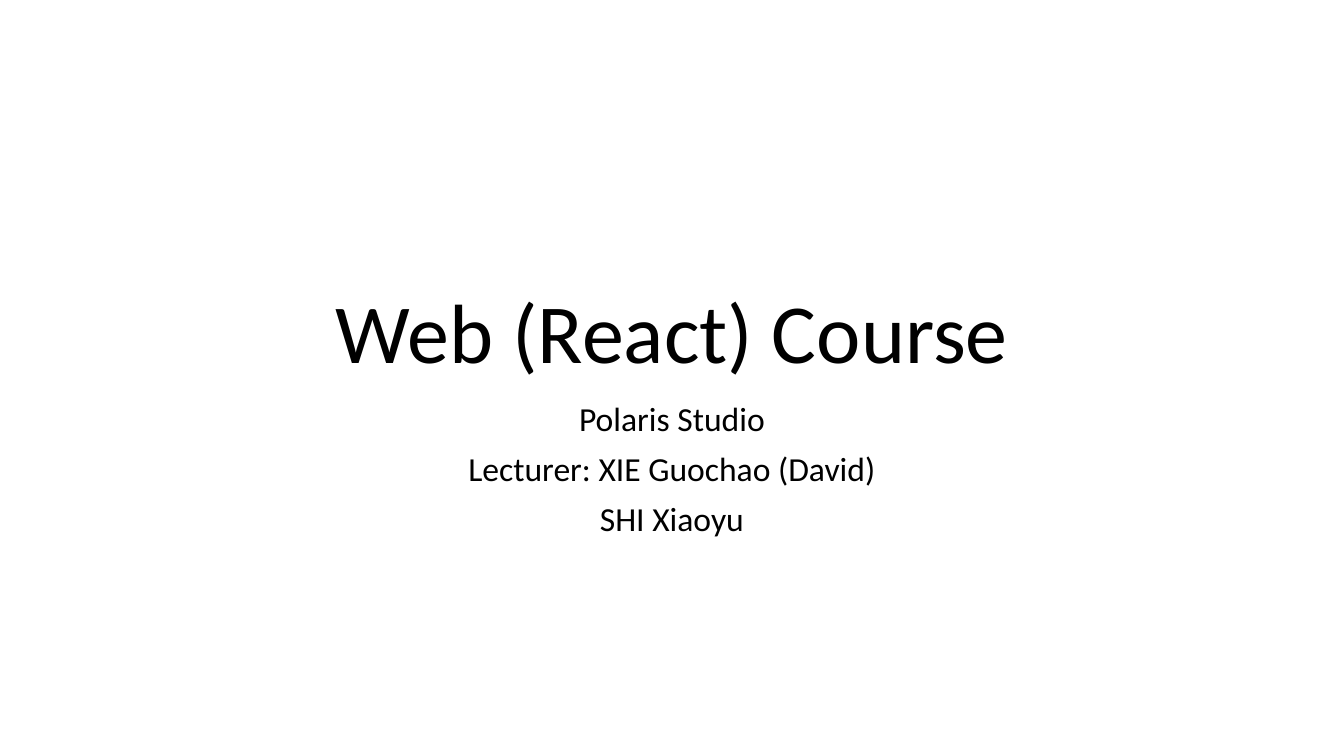
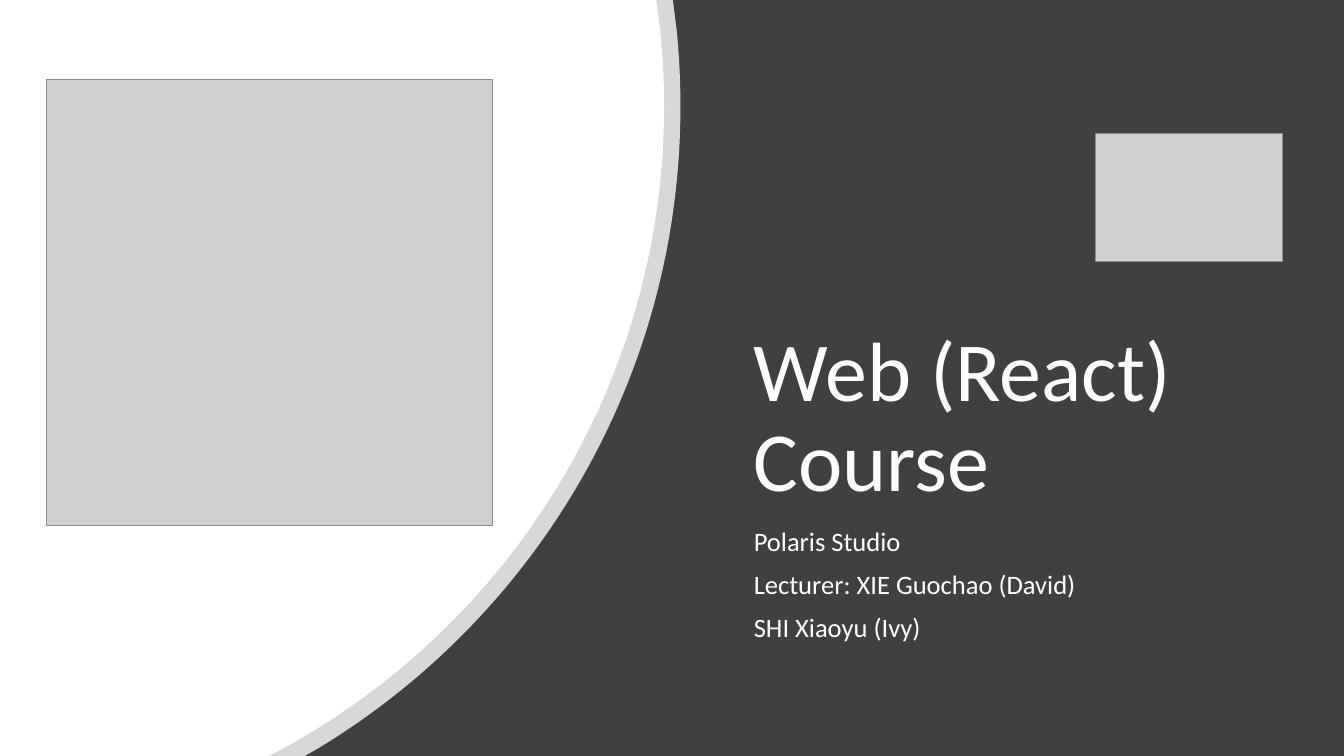
Before and after one commit to PolarisStudio/LGUReact, a slide deck: slide 1 of L1.pptx. Drawn at 1344x756 pixels with LibreOffice and Linux fonts; fonts in the diff are those of the drawing; grey boxes stand for pictures. Boxes give left, top, right and bottom in pixels: in the first picture for what was removed or moved away, otherwise in the second. Text is boxed around its words. In the diff, an @@ line names an element or a change of style, - is before the commit and + after.

Commit message:
L1

```diff
--- a/L1.pptx
+++ b/L1.pptx
@@ rectangle added at (0,0,1344,756), fill #404040 @@
@@ freeform shape added at (0,0,681,756), fill #FFFFFF at 80% opacity @@
@@ freeform shape added at (0,0,664,756), fill #FFFFFF @@
@@ picture added at (46,80,493,526) @@
@@ picture added at (1096,133,1282,262) @@
@@ title "Web (React) Course": place and size @@
-title "Web (React) Course" at (336,301,1008,375)
+title "Web (React) Course" at (754,340,1171,492)
@@ title "Web (React) Course" at (754,340,1171,492): text colour #000000 to #FFFFFF; alignment centre to left @@
@@ subtitle "Polaris Studio": place and size @@
-subtitle "Polaris Studio" at (468,407,875,537)
+subtitle "Polaris Studio" at (754,532,1076,642)
@@ subtitle at (754,532,1076,598): size 24 to 19 pt, text colour #000000 to #FFFFFF in "Polaris Studio", "Lecturer: XIE Guochao (David)"; alignment centre to left @@
@@ subtitle at (754,618,921,642): text changed; size 24 to 19 pt; text colour #000000 to #FFFFFF @@
-SHI Xiaoyu
+SHI Xiaoyu (Ivy)
```
Also in this commit, not shown: 5 other slides changed.
